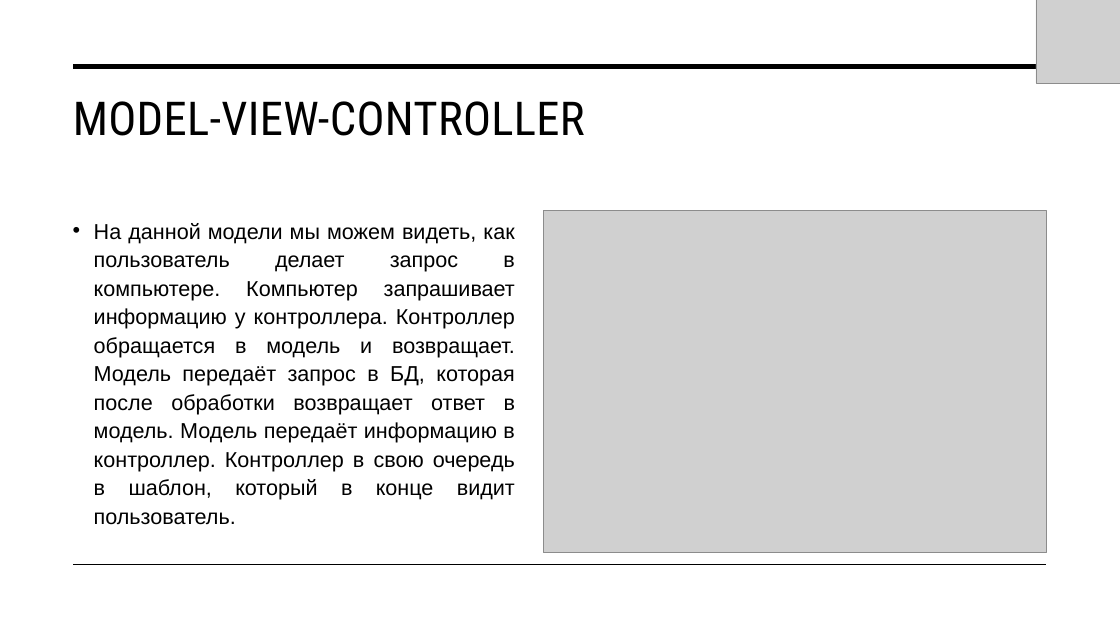
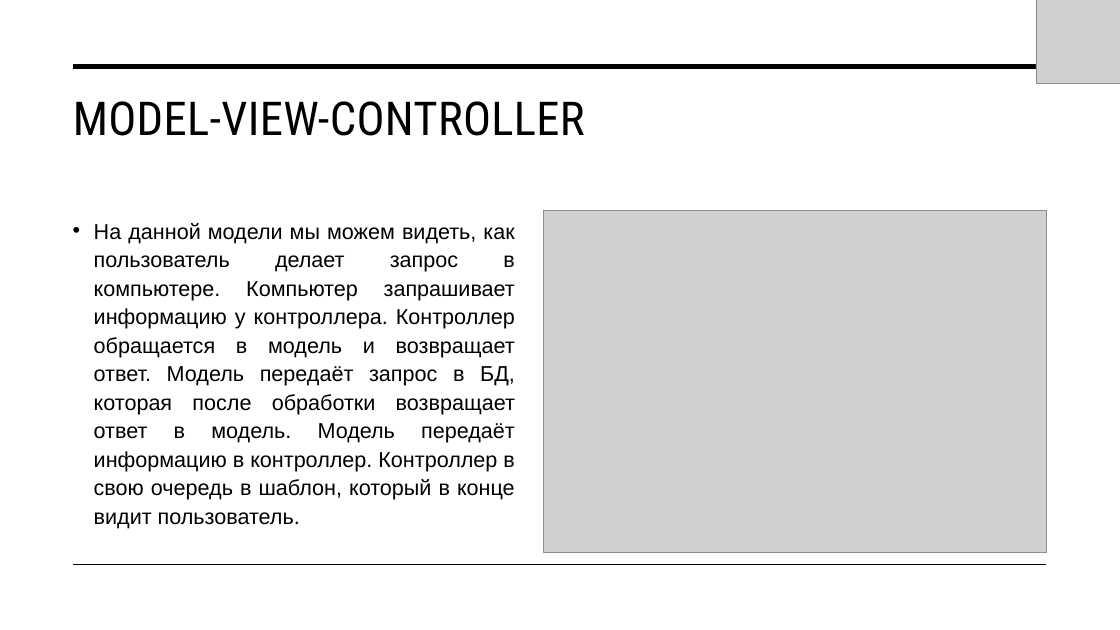
Before and after one commit to Illya8800/Airport, a slide deck: slide 13 of База данных.pptx (slide 14 before the commit). Drawn at 1120x630 pixels with LibreOffice and Linux fonts; fonts in the diff are those of the drawing; grey boxes stand for pictures. Boxes give left, top, right and bottom in pixels: in the first picture for what was removed or moved away, otherwise in the second. Text is boxed around its words. In the diff, an @@ line names an element or a change of style, - is before the commit and + after.

```diff
--- a/База данных.pptx
+++ b/База данных.pptx
@@ text at [94,223,515,529]: text changed @@
-• На данной модели мы можем видеть, как пользователь делает запрос в компьютере. Компьютер запрашивает информацию у контроллера. Контроллер обращается в модель и возвращает. Модель передаёт запрос в БД, которая после обработки возвращает ответ в модель. Модель передаёт информацию в контроллер. Контроллер в свою очередь в шаблон, который в конце видит пользователь.
+• На данной модели мы можем видеть, как пользователь делает запрос в компьютере. Компьютер запрашивает информацию у контроллера. Контроллер обращается в модель и возвращает ответ. Модель передаёт запрос в БД, которая после обработки возвращает ответ в модель. Модель передаёт информацию в контроллер. Контроллер в свою очередь в шаблон, который в конце видит пользователь.
```
Also in this commit, not shown: 3 other slides changed, 1 slide removed.
